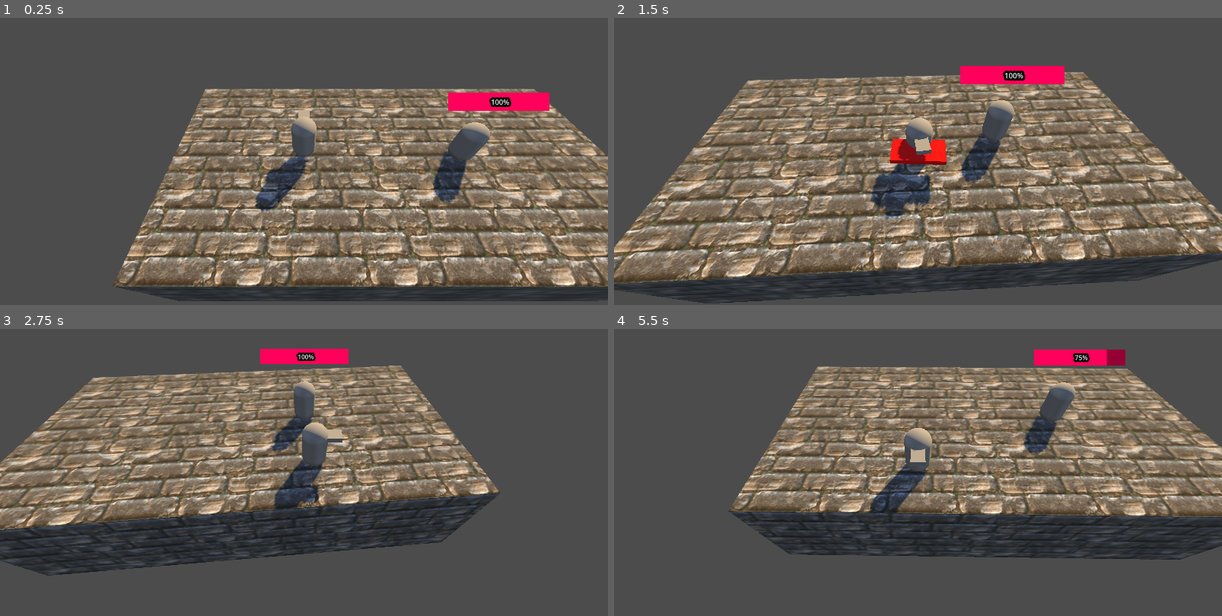
Above: before the commit, frames 1-4 (two rows, left to right).
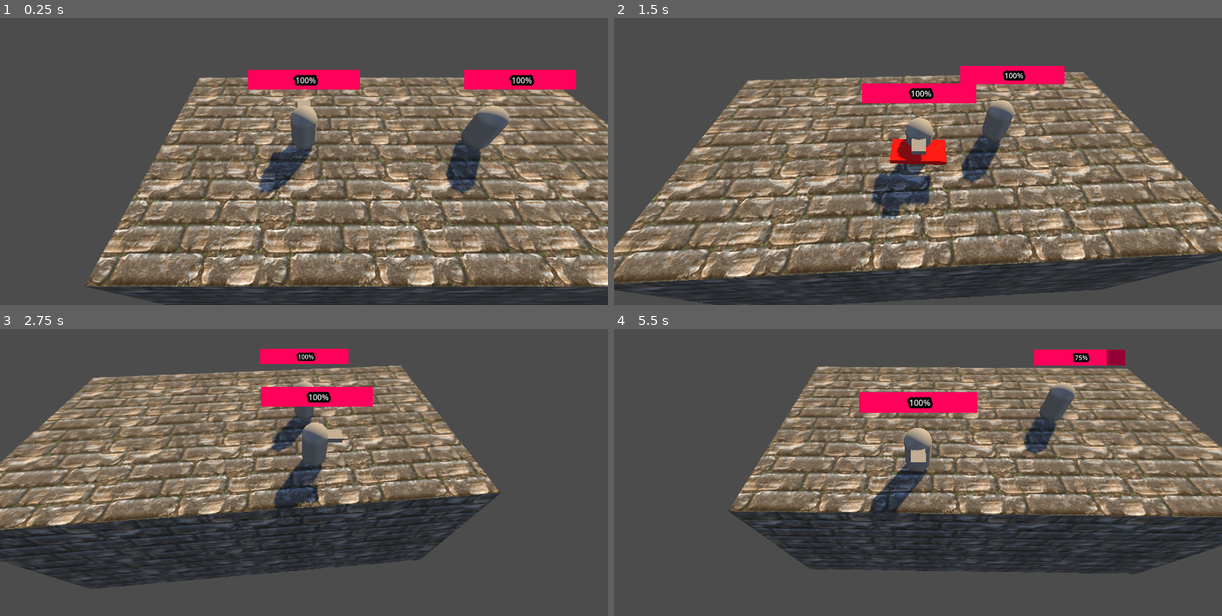
Above: after the commit, the same moments.

Repository: OmegaBaum/Punk_Pirates
Game: Godot game, scene res://Scenes/main.tscn
Two runs of this game, one before a commit and one after it. Both use one fixed random seed, a clock stepped at 60 frames per second and the inputs below. A sky picture missing from this copy of the repository is replaced by a grey-blue gradient.
Inputs (mouse positions are in pixels of both pictures, inside the frame that each line leads up to):
- Up to frame 1 (0.25 s): no input
- Up to frame 2 (1.5 s): move the mouse to (1051, 115) at 0.52 s; hold D (right) 0.53-1.28 s; click (1051, 115) at 0.6 s; tap Space (jump) at 0.77 s; move the mouse to (796, 150) at 1.27 s; hold S (down) from 1.28 s (still down); click (796, 150) at 1.35 s
- Up to frame 3 (2.75 s): tap Space (jump) at 1.52 s; move the mouse to (364, 369) at 2.02 s; release S (down) at 2.03 s; hold D (right) from 2.03 s (still down); click (364, 369) at 2.1 s
- Up to frame 4 (5.5 s): move the mouse to (887, 512) at 2.77 s; release D (right) at 2.78 s; hold W (up) 2.78-3.53 s; click (887, 512) at 2.85 s; tap Space (jump) at 3.02, 3.77, 4.52 s; move the mouse to (1100, 495) at 3.52 s; hold A (left) 3.53-5.03 s; click (1100, 495) at 3.6 s; move the mouse to (735, 395) at 4.27 s; click (735, 395) at 4.35 s; move the mouse to (948, 443) at 5.02 s; hold S (down) from 5.03 s (still down); click (948, 443) at 5.1 s

The runs differ from the first frame. In frame 1, 41% of the frame differs, in the area x 13-100%, y 18-100%; in frame 2, 3.5%; in frame 3, 6.7%; in frame 4, 6.0%.

Commit message:
make enemy attack the player

Diff:
--- a/legal_simulator_1/Scenes/enemy.gd
+++ b/legal_simulator_1/Scenes/enemy.gd
@@ -1,10 +1,17 @@
 extends Node3D
 
-
+@onready var target_player = $"../Player"
+@onready var health_bar: ProgressBar = $SubViewport/ProgressBar
 const SPEED = 5.0
 const JUMP_VELOCITY = 4.5
+var projectile = preload("res://objects/hurt_box.tscn")
+@onready var enemy_rotation = $EnemyRotation
+@onready var projectile_spawner = $EnemyRotation/ProjectileSpawner
 
-@onready var health_bar: ProgressBar = $SubViewport/ProgressBar
+# AI
+@export var range: float = 2
+@export var attack_cooldown: float = 2
+var current_cooldown_time: float = 0
 
 var max_health: int = 20
 var health: int
@@ -15,7 +22,24 @@
 	update_health()
 
 func _physics_process(delta: float) -> void:
-	pass
+	if (target_player == null):
+		return
+	if position.distance_to(target_player.position) < range:
+		attack()
+	if current_cooldown_time > 0:
+		current_cooldown_time -= delta
+
+func attack():
+	if current_cooldown_time <= 0:
+		var direction: Vector3 = (position - target_player.position).normalized()
+		enemy_rotation.rotation.y = atan2(direction.x, direction.z)
+
+		var p = projectile.instantiate()
+		get_parent().add_child(p)
+		p.position = projectile_spawner.global_position
+		p.rotation = projectile_spawner.global_rotation
+		current_cooldown_time = attack_cooldown
+
 
 func on_hit(dmg: int):
 	health -= dmg
--- a/legal_simulator_1/Scenes/main.tscn
+++ b/legal_simulator_1/Scenes/main.tscn
@@ -1,20 +1,13 @@
-[gd_scene load_steps=16 format=3 uid="uid://btydx8d7os386"]
+[gd_scene load_steps=13 format=3 uid="uid://btydx8d7os386"]
 
-[ext_resource type="Script" path="res://scripts/player.gd" id="1_6qlxa"]
+[ext_resource type="PackedScene" uid="uid://7t51kfycui40" path="res://objects/player.tscn" id="1_vgqr6"]
 [ext_resource type="Script" path="res://scripts/camera.gd" id="2_wauon"]
 [ext_resource type="Texture2D" uid="uid://bm1vench0uwnv" path="res://textures/Bricks_01-512x512.png" id="3_o766e"]
 [ext_resource type="Texture2D" uid="uid://b2tnugsngadad" path="res://textures/skyboxes/syferfontein_1d_clear_puresky.jpg" id="4_ec3yc"]
 [ext_resource type="PackedScene" uid="uid://c7yd7pt2qjsyx" path="res://objects/enemy.tscn" id="5_ouvbm"]
 
-[sub_resource type="CapsuleShape3D" id="CapsuleShape3D_8hcyo"]
-
-[sub_resource type="CapsuleMesh" id="CapsuleMesh_q25w0"]
-
-[sub_resource type="BoxMesh" id="BoxMesh_lex4t"]
-size = Vector3(0.5, 0.2, 1)
-
 [sub_resource type="BoxShape3D" id="BoxShape3D_3s0xh"]
-size = Vector3(20, 5, 10)
+size = Vector3(20, 8, 10)
 
 [sub_resource type="StandardMaterial3D" id="StandardMaterial3D_b5jwx"]
 albedo_texture = ExtResource("3_o766e")
@@ -24,7 +17,7 @@
 [sub_resource type="BoxMesh" id="BoxMesh_aaave"]
 lightmap_size_hint = Vector2i(104, 106)
 material = SubResource("StandardMaterial3D_b5jwx")
-size = Vector3(20, 5, 10)
+size = Vector3(20, 8, 10)
 
 [sub_resource type="GDScript" id="GDScript_pqk0h"]
 script/source = "extends Node
@@ -59,25 +52,8 @@
 
 [node name="Node3D" type="Node3D"]
 
-[node name="Player" type="CharacterBody3D" parent="."]
+[node name="Player" parent="." instance=ExtResource("1_vgqr6")]
 transform = Transform3D(1, 0, 0, 0, 1, 0, 0, 0, 1, 0, 5, 0)
-script = ExtResource("1_6qlxa")
-
-[node name="CollisionShape3D" type="CollisionShape3D" parent="Player"]
-shape = SubResource("CapsuleShape3D_8hcyo")
-
-[node name="MeshInstance3D" type="MeshInstance3D" parent="Player"]
-mesh = SubResource("CapsuleMesh_q25w0")
-
-[node name="MeshInstance3D2" type="MeshInstance3D" parent="Player/MeshInstance3D"]
-transform = Transform3D(1, 0, 0, 0, 1, 0, 0, 0, 1, 0, 0.5, -0.5)
-mesh = SubResource("BoxMesh_lex4t")
-skeleton = NodePath("../..")
-
-[node name="PlayerRotation" type="Node3D" parent="Player"]
-
-[node name="ProjectileSpawner" type="Node3D" parent="Player/PlayerRotation"]
-transform = Transform3D(1, 0, 0, 0, 1, 0, 0, 0, 1, 0, 0, -1)
 
 [node name="DirectionalLight3D" type="DirectionalLight3D" parent="."]
 transform = Transform3D(-0.819152, -0.345187, 0.458079, 0, 0.798636, 0.601815, -0.573576, 0.492978, -0.654204, 0, 8, 4)
@@ -111,4 +87,4 @@
 environment = SubResource("Environment_lxbsm")
 
 [node name="Enemy" parent="." instance=ExtResource("5_ouvbm")]
-transform = Transform3D(1, 0, 0, 0, 1, 0, 0, 0, 1, 7, 3.5, 0)
+transform = Transform3D(1, 0, 0, 0, 1, 0, 0, 0, 1, 7, 5, 0)
--- a/legal_simulator_1/objects/enemy.tscn
+++ b/legal_simulator_1/objects/enemy.tscn
@@ -60,3 +60,8 @@
 max_value = 20.0
 step = 0.1
 value = 20.0
+
+[node name="EnemyRotation" type="Node3D" parent="."]
+
+[node name="ProjectileSpawner" type="Node3D" parent="EnemyRotation"]
+transform = Transform3D(1, 0, 0, 0, 1, 0, 0, 0, 1, 0, 0, -1)
--- /dev/null
+++ b/legal_simulator_1/objects/hurt_box_friendly.tscn
@@ -0,0 +1,6 @@
+[gd_scene load_steps=2 format=3 uid="uid://bp2opsap4p3f7"]
+
+[ext_resource type="PackedScene" uid="uid://ckh7ac6ogicys" path="res://objects/hurt_box.tscn" id="1_jd602"]
+
+[node name="HurtBox_friendly" instance=ExtResource("1_jd602")]
+friendly = true
--- /dev/null
+++ b/legal_simulator_1/objects/player.tscn
@@ -0,0 +1,75 @@
+[gd_scene load_steps=8 format=3 uid="uid://7t51kfycui40"]
+
+[ext_resource type="Script" path="res://scripts/player.gd" id="1_ufrha"]
+
+[sub_resource type="CapsuleShape3D" id="CapsuleShape3D_8hcyo"]
+
+[sub_resource type="CapsuleMesh" id="CapsuleMesh_q25w0"]
+
+[sub_resource type="BoxMesh" id="BoxMesh_lex4t"]
+size = Vector3(0.5, 0.2, 1)
+
+[sub_resource type="ViewportTexture" id="ViewportTexture_yxdwc"]
+viewport_path = NodePath("SubViewport")
+
+[sub_resource type="StyleBoxFlat" id="StyleBoxFlat_nh6ca"]
+bg_color = Color(0.58, 0, 0.203, 1)
+
+[sub_resource type="StyleBoxFlat" id="StyleBoxFlat_j6smq"]
+bg_color = Color(1, 0, 0.352941, 1)
+
+[node name="Player" type="CharacterBody3D" groups=["friendly"]]
+script = ExtResource("1_ufrha")
+
+[node name="CollisionShape3D" type="CollisionShape3D" parent="."]
+shape = SubResource("CapsuleShape3D_8hcyo")
+
+[node name="MeshInstance3D" type="MeshInstance3D" parent="."]
+mesh = SubResource("CapsuleMesh_q25w0")
+
+[node name="MeshInstance3D2" type="MeshInstance3D" parent="MeshInstance3D"]
+transform = Transform3D(1, 0, 0, 0, 1, 0, 0, 0, 1, 0, 0.5, -0.5)
+mesh = SubResource("BoxMesh_lex4t")
+skeleton = NodePath("../..")
+
+[node name="PlayerRotation" type="Node3D" parent="."]
+
+[node name="ProjectileSpawner" type="Node3D" parent="PlayerRotation"]
+transform = Transform3D(1, 0, 0, 0, 1, 0, 0, 0, 1, 0, 0, -1)
+
+[node name="Area3D" type="Area3D" parent="." groups=["friendly"]]
+collision_layer = 3
+collision_mask = 3
+
+[node name="CollisionShape3D2" type="CollisionShape3D" parent="Area3D"]
+shape = SubResource("CapsuleShape3D_8hcyo")
+
+[node name="Sprite3D" type="Sprite3D" parent="."]
+transform = Transform3D(0.8, 0, 0, 0, 0.8, 0, 0, 0, 0.362, 0, 2, 0)
+billboard = 1
+texture = SubResource("ViewportTexture_yxdwc")
+
+[node name="SubViewport" type="SubViewport" parent="."]
+transparent_bg = true
+size = Vector2i(455, 129)
+
+[node name="ProgressBar" type="ProgressBar" parent="SubViewport"]
+anchors_preset = 8
+anchor_left = 0.5
+anchor_top = 0.5
+anchor_right = 0.5
+anchor_bottom = 0.5
+offset_left = -227.5
+offset_top = -44.5
+offset_right = 22.5
+offset_bottom = -4.5
+grow_horizontal = 2
+grow_vertical = 2
+scale = Vector2(2, 2)
+pivot_offset = Vector2(15, 20)
+theme_override_constants/outline_size = 20
+theme_override_styles/background = SubResource("StyleBoxFlat_nh6ca")
+theme_override_styles/fill = SubResource("StyleBoxFlat_j6smq")
+max_value = 20.0
+step = 0.1
+value = 20.0
--- a/legal_simulator_1/scripts/camera.gd
+++ b/legal_simulator_1/scripts/camera.gd
@@ -15,7 +15,8 @@
 
 # Called every frame. 'delta' is the elapsed time since the previous frame.
 func _process(delta: float) -> void:
-	position = position.lerp(target.position, delta * lerpSpeed)
+	if (target != null):
+		position = position.lerp(target.position, delta * lerpSpeed)
 
-	smooth_target.position = lerp(smooth_target.position, target.position, delta * rotation_lerp_speed)
-	camera.look_at(smooth_target.position, Vector3.UP)
+		smooth_target.position = lerp(smooth_target.position, target.position, delta * rotation_lerp_speed)
+		camera.look_at(smooth_target.position, Vector3.UP)
--- a/legal_simulator_1/scripts/hurt_box.gd
+++ b/legal_simulator_1/scripts/hurt_box.gd
@@ -1,6 +1,7 @@
 extends Area3D
 
 @export var damage: int = 5
+@export var friendly: bool = false
 
 # Called when the node enters the scene tree for the first time.
 func _ready() -> void:
@@ -17,7 +18,10 @@
 
 
 func _on_area_entered(hitbox: Area3D) -> void:
-	print(hitbox)
+	if friendly && hitbox.is_in_group("friendly"):
+		return
+	if !friendly && !hitbox.is_in_group("friendly"):
+		return
 	if hitbox == null || hitbox.owner == null:
 		return
 
--- a/legal_simulator_1/scripts/player.gd
+++ b/legal_simulator_1/scripts/player.gd
@@ -5,13 +5,21 @@
 const JUMP_VELOCITY = 10
 const ROTATION_SPEED = 10
 
-var projectile = preload("res://objects/hurt_box.tscn")
+var projectile = preload("res://objects/hurt_box_friendly.tscn")
+
+@onready var health_bar: ProgressBar = $SubViewport/ProgressBar
+var max_health: int = 20
+var health: int
 
 @onready var mesh = $MeshInstance3D
 @onready var camera = $"../Camera/Camera3D"
 @onready var player_rotation = $PlayerRotation
 @onready var projectile_spawner = $PlayerRotation/ProjectileSpawner
 
+func _ready() -> void:
+	health = max_health
+	health_bar.max_value = max_health
+	update_health()
 
 func _physics_process(delta: float) -> void:
 	# Add the gravity.
@@ -23,10 +31,7 @@
 		velocity.y = JUMP_VELOCITY
 
 	if Input.is_action_just_pressed("fire1"):
-		var p = projectile.instantiate()
-		get_parent().add_child(p)
-		p.position = projectile_spawner.global_position
-		p.rotation = projectile_spawner.global_rotation
+		attack()
 
 	# Get the input direction and handle the movement/deceleration.
 	# As good practice, you should replace UI actions with custom gameplay actions.
@@ -43,3 +48,19 @@
 
 
 	move_and_slide()
+func attack():
+	mesh.rotation.y = player_rotation.rotation.y
+	var p = projectile.instantiate()
+	get_parent().add_child(p)
+	p.position = projectile_spawner.global_position
+	p.rotation = projectile_spawner.global_rotation
+
+func on_hit(dmg: int):
+	health -= dmg
+	update_health()
+	print(health)
+
+func update_health():
+	health_bar.value = health
+	if (health <= 0):
+		queue_free()
